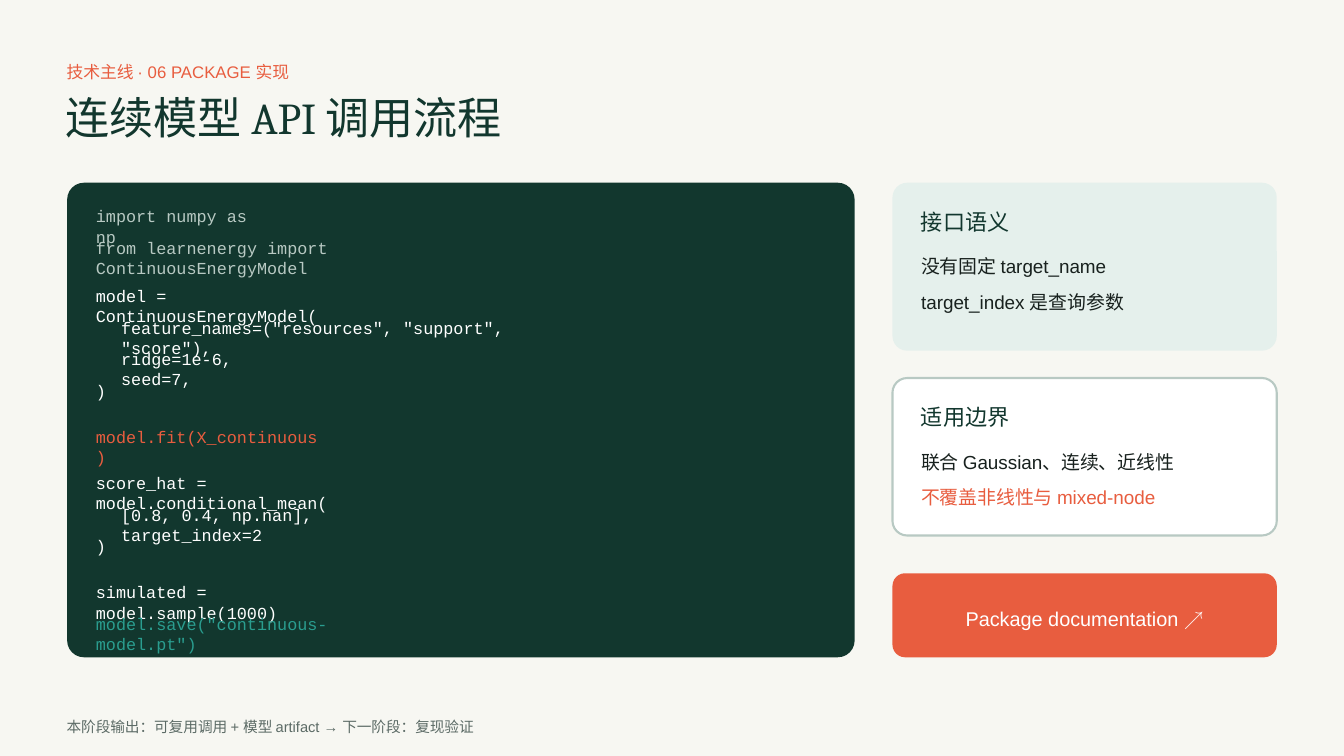
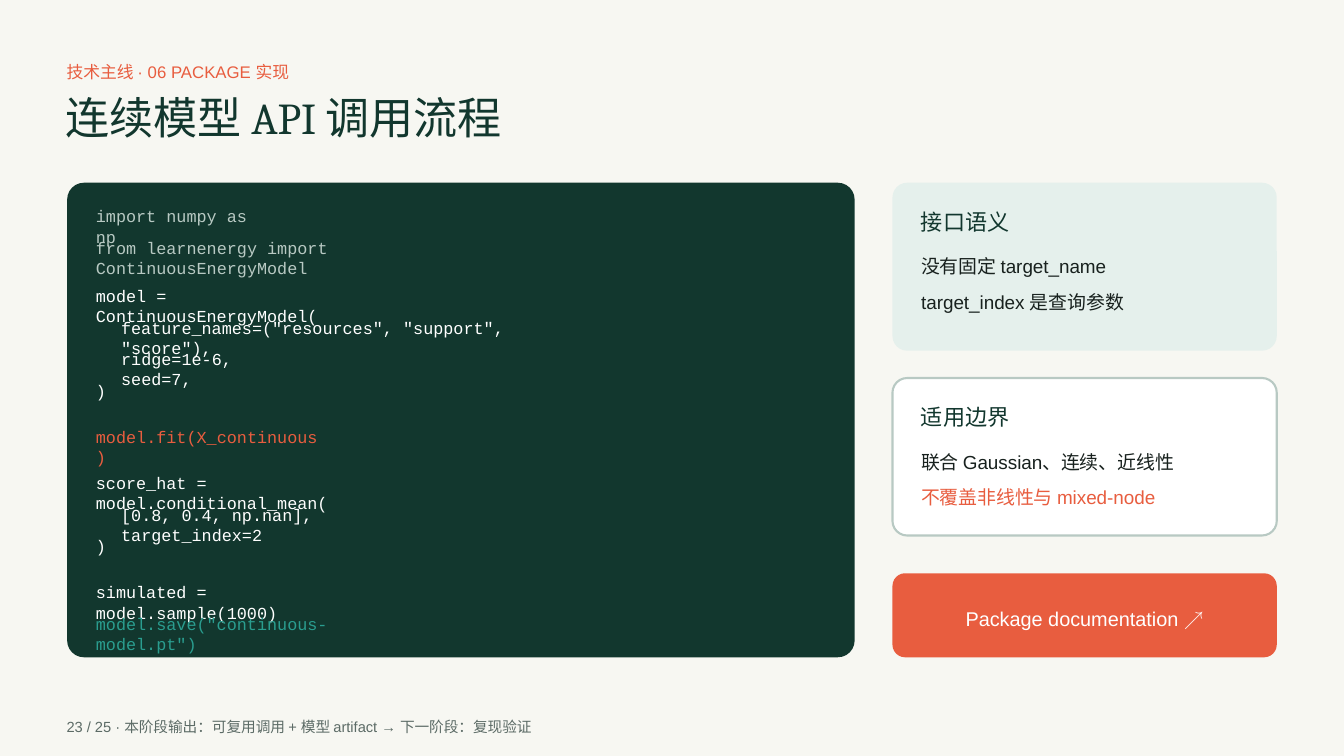
Before and after one commit to sqsssq/edu-analysis, a slide deck: slide 23 of output/pptx/learnenergy-foundations-technical-report-cn-v2.pptx (slide 28 before the commit). Drawn at 1344x756 pixels with LibreOffice and Linux fonts; fonts in the diff are those of the drawing. Boxes give left, top, right and bottom in pixels: in the first picture for what was removed or moved away, otherwise in the second. Text is boxed around its words. In the diff, an @@ line names an element or a change of style, - is before the commit and + after.

```diff
--- a/output/pptx/learnenergy-foundations-technical-report-cn-v2.pptx
+++ b/output/pptx/learnenergy-foundations-technical-report-cn-v2.pptx
@@ text at (67, 719, 532, 733): text changed @@
-本阶段输出：可复用调用 + 模型 artifact → 下一阶段：复现验证
+23 / 25 · 本阶段输出：可复用调用 + 模型 artifact → 下一阶段：复现验证
```
Also in this commit, not shown: 19 other slides changed, 5 slides added, 10 slides removed.
